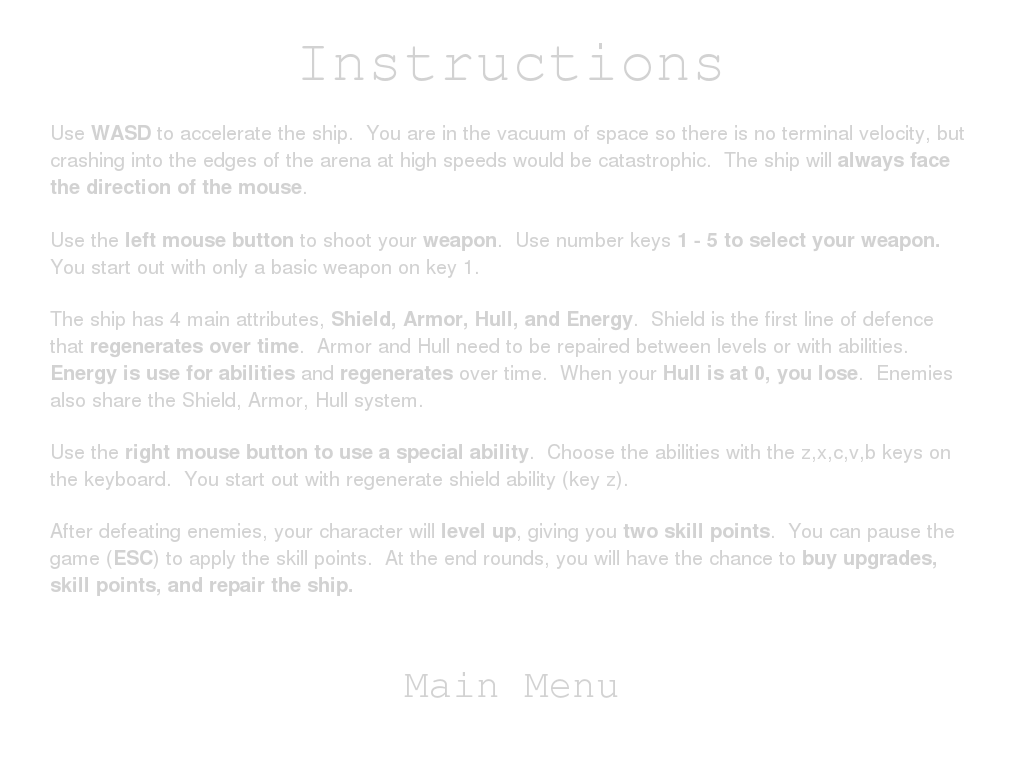
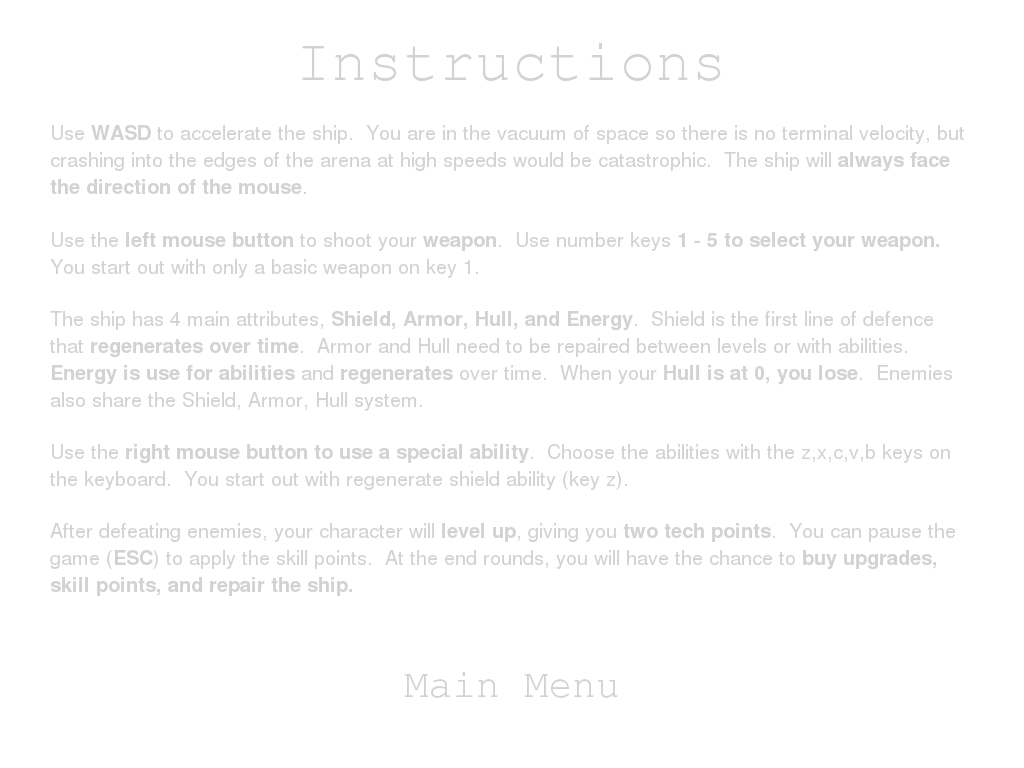
Layered file, before and after one edit (1024px x 768px). Changes by layer:
painted on "Use WASD to accelerate the shi..." over [664, 523, 955, 542]
